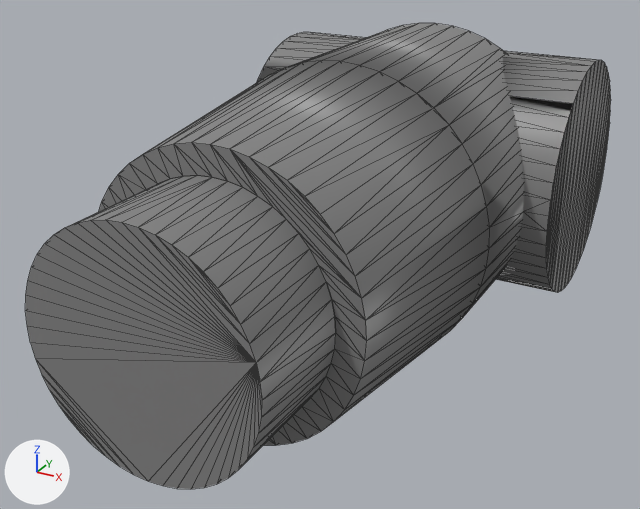
One commit to the COLLADA model meshes/dae/ID82.001.dae: the scene before it, then after it.
Before and after are seen from a 50 mm camera at (0.186, -0.471, 0.157) aimed at (-0.009, -0.116, -0.021). Lighting does not change. The marker at lower left points along +X, +Y and +Z. Mesh edges are drawn as thin lines. Vertices at the same position are counted once.

Names of what the first picture shows: 'forearm_visual'.
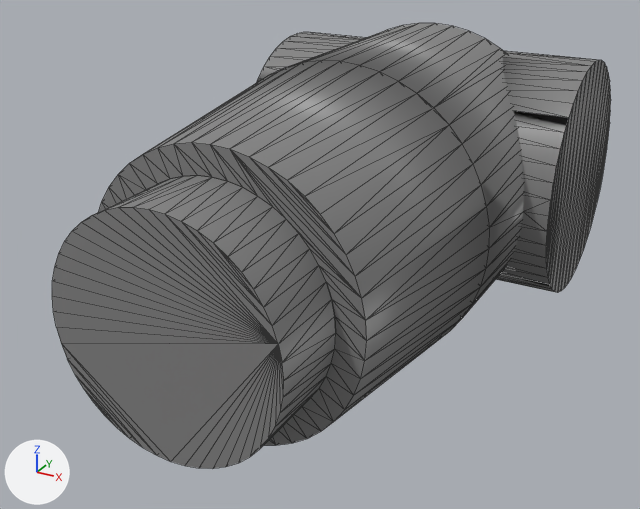
Pixel boxes (x1, y1, x2, y2) of what changed, in the pictures (640 x 509 px; the box of a moved part takes in the faces that stretch with it):
'forearm_visual', reshaped: before (25, 23, 611, 489); after (52, 23, 611, 469)
part 1 of me_id82_001, moved or reshaped: before (25, 176, 336, 489); after (52, 176, 336, 469)

Patch to the scene script:
```diff
--- a/meshes/dae/ID82.001.dae.py
+++ b/meshes/dae/ID82.001.dae.py
@@ me_id82_001 @@
 me_id82_001.from_pydata(...)  # 489 vertices, 922 faces; spans x -0.089..0.089, y -0.266..0.064, z -0.077..0.076
 # used by ob_forearm_visual; location = (0.0, 0.0, 0.0)
+# me_id82_001 part 1: all 48 vertices in x -0.052..0.052, y -0.266, z -0.054..0.05 are moved by (0.0, 0.014, 0.0)
 me_id82_001.materials.append(mat_color_m07)
```
